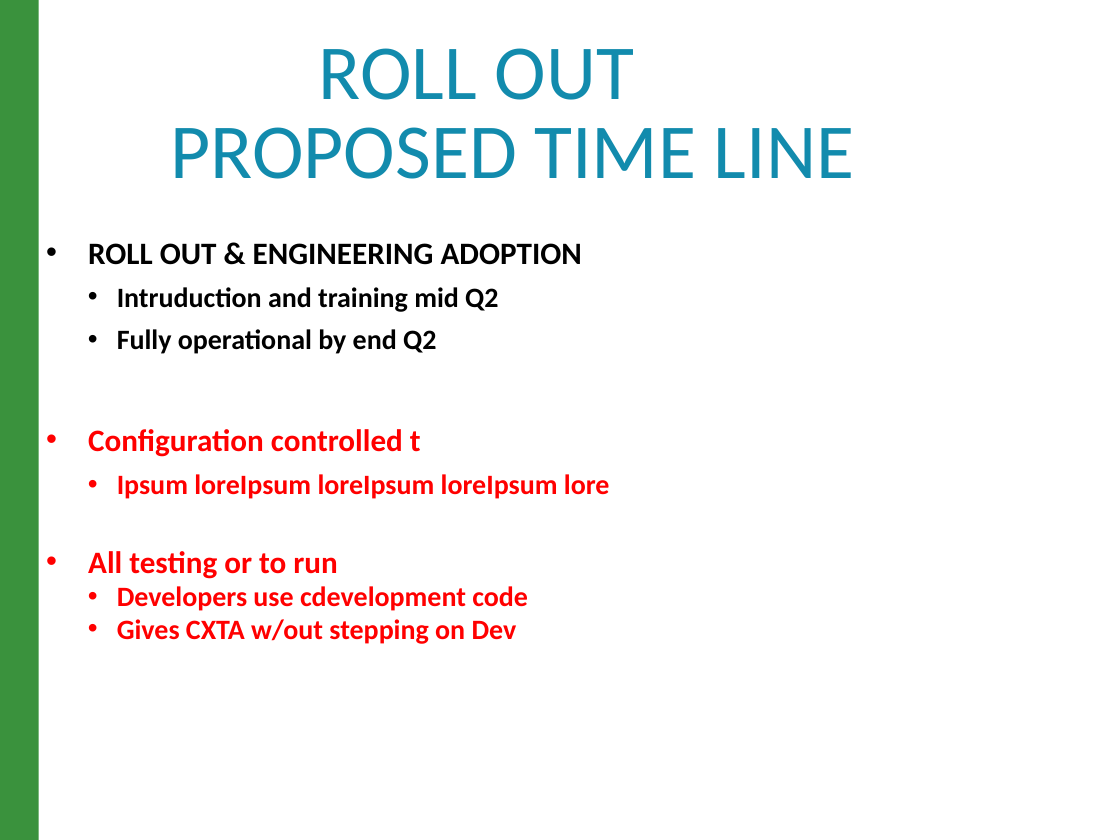
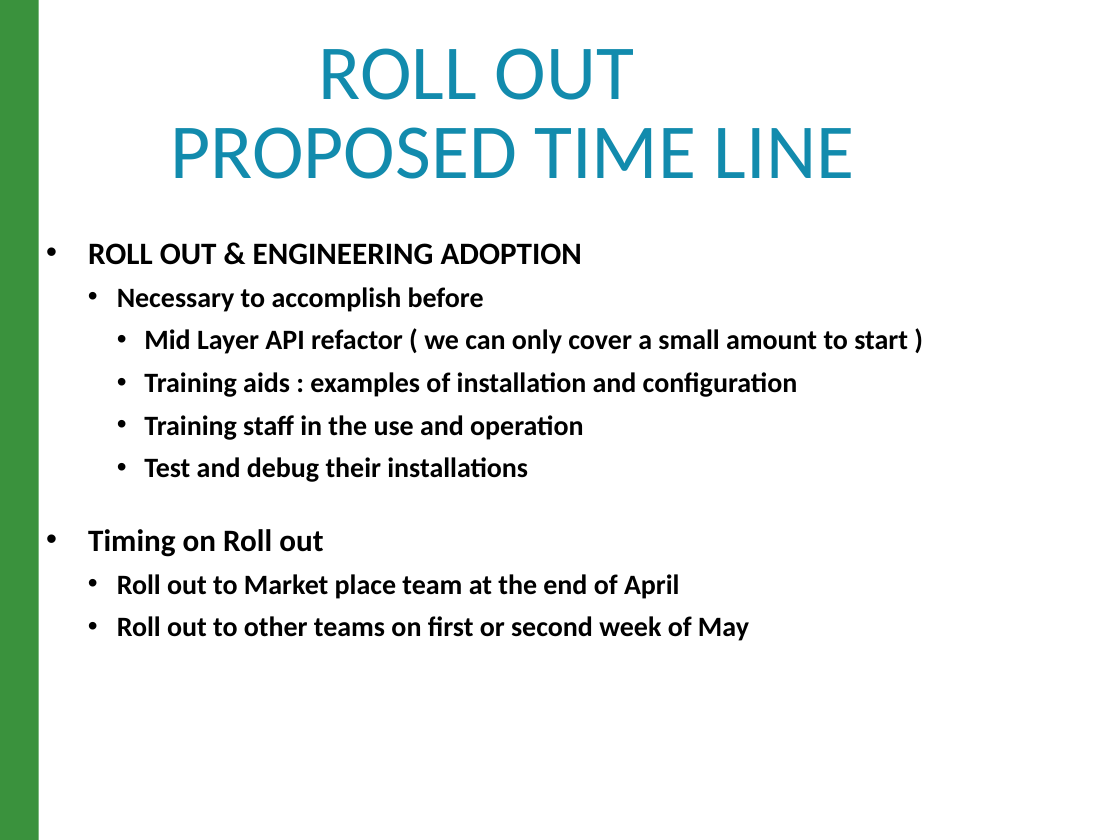
Before and after one commit to raghav9329/mainProf, a slide deck: slide 8 of CurrentWork_Delta/CX_StrategyPowerPoint.pptx. Drawn at 1120x840 pixels with LibreOffice and Linux fonts; fonts in the diff are those of the drawing. Boxes give left, top, right and bottom in pixels: in the first picture for what was removed or moved away, otherwise in the second. Text is boxed around its words. In the diff, an @@ line names an element or a change of style, - is before the commit and + after.

```diff
--- a/CurrentWork_Delta/CX_StrategyPowerPoint.pptx
+++ b/CurrentWork_Delta/CX_StrategyPowerPoint.pptx
@@ text at (88,287,908,641): text changed; text colour #FF0000 to #000000 @@
-  • Intruduction and training mid Q2
-  • Fully operational by end Q2
-• Configuration controlled t
-  • Ipsum loreIpsum loreIpsum loreIpsum lore
-• All testing or to run
-  • Developers use cdevelopment code
-  • Gives CXTA w/out stepping on Dev
+  • Necessary to accomplish before
+    • Mid Layer API refactor ( we can only cover a small amount to start )
+    • Training aids : examples of installation and configuration
+    • Training staff in the use and operation
+    • Test and debug their installations
+• Timing on Roll out
+  • Roll out to Market place team at the end of April
+  • Roll out to other teams on first or second week of May
```
Also in this commit, not shown: 3 other slides changed, 1 slide added, 2 other files.
